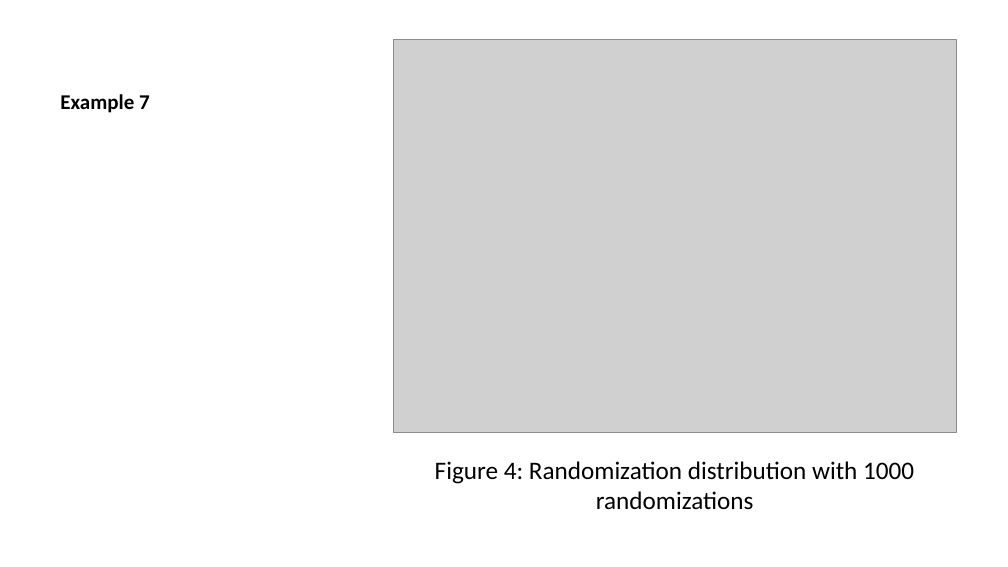
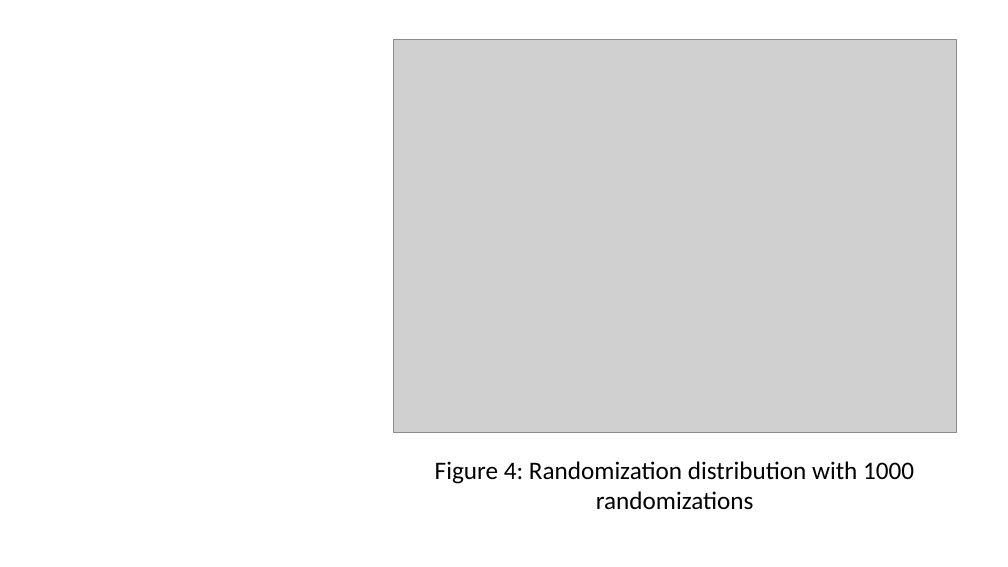
Before and after one commit to DataScienceUWL/DataScienceUWL.github.io, a slide deck: slide 17 of STAT145/resources-2027/randomization/slides.pptx. Drawn at 1008x567 pixels with LibreOffice and Linux fonts; fonts in the diff are those of the drawing; grey boxes stand for pictures. Boxes give left, top, right and bottom in pixels: in the first picture for what was removed or moved away, otherwise in the second. Text is boxed around its words. In the diff, an @@ line names an element or a change of style, - is before the commit and + after.

```diff
--- a/STAT145/resources-2027/randomization/slides.pptx
+++ b/STAT145/resources-2027/randomization/slides.pptx
@@ title removed at (60,94,150,113) @@
-Example 7
```
Also in this commit, not shown: 13 other slides changed, 3 slides added, 3 slides removed, 12 other files.
